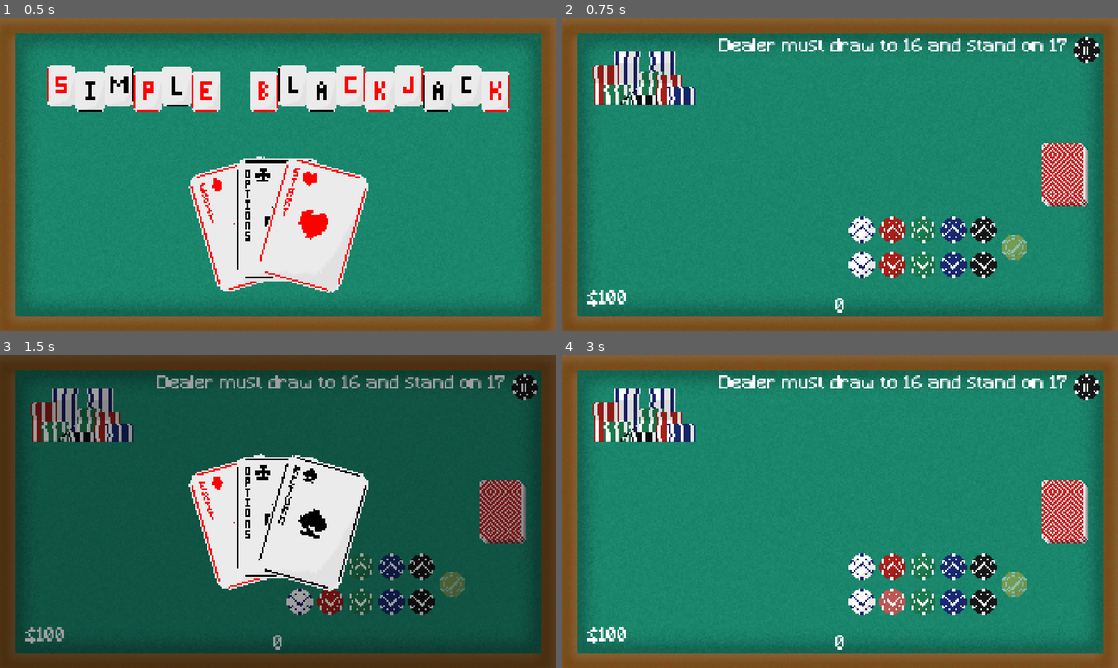
Above: before the commit, frames 1-4 (two rows, left to right).
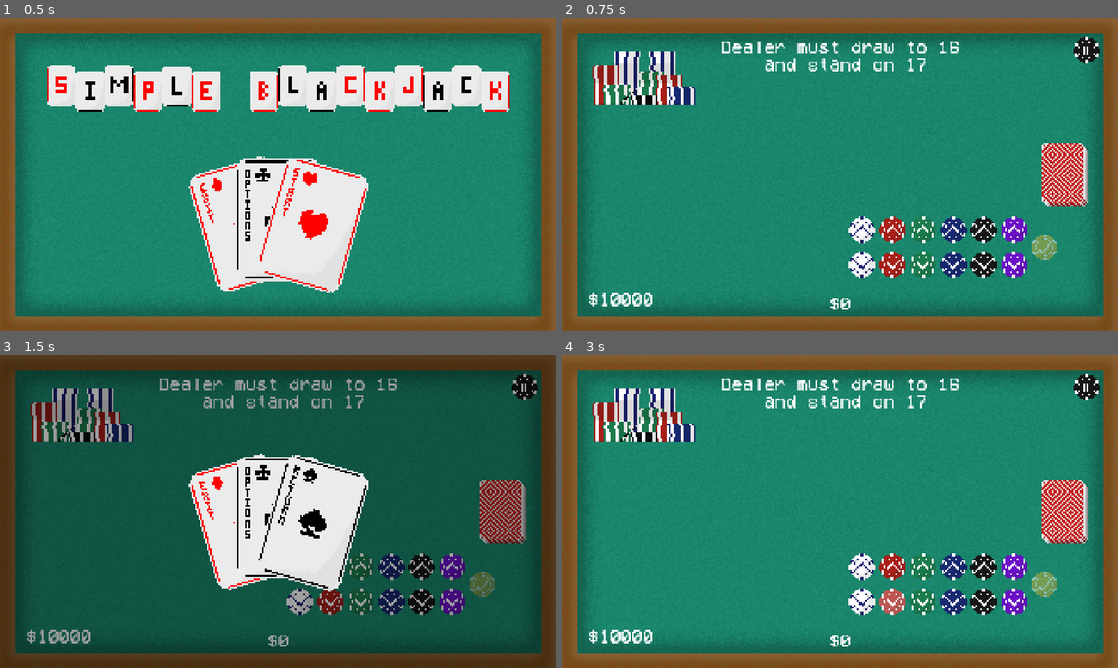
Above: after the commit, the same moments.

Repository: 7itanium/Simple-Blackjack
Game: Godot game, scene res://Scenes/menu.tscn
Two runs of this game, one before a commit and one after it. Both use one fixed random seed, a clock stepped at 60 frames per second and the inputs below.
Inputs (mouse positions are in pixels of both pictures, inside the frame that each line leads up to):
- Up to frame 1 (0.5 s): no input
- Up to frame 2 (0.75 s): click (840, 202) at 0.5 s
- Up to frame 3 (1.5 s): click (522, 386) at 1.25 s
- Up to frame 4 (3 s): click (840, 498) at 2 s; tap Enter (Stand) at 2.75 s; drag from (862, 602) to (951, 567) at 2.77 s

Frame 1 is identical in both runs. In frame 2, 3.3% of the frame differs, in the area x 4-91%, y 6-95%; in frame 3, 3.3%; in frame 4, 3.3%.

Commit message:
Almost Done
-Difficulty button
-Save settings
-New Font

Diff:
--- /dev/null
+++ b/Scenes/chip_sound.tscn
@@ -0,0 +1,8 @@
+[gd_scene load_steps=2 format=3 uid="uid://dpaymjyol41iy"]
+
+[ext_resource type="AudioStream" uid="uid://7pdahvvw1j1j" path="res://Sounds/SFX/chip_add.mp3" id="1_2w7c4"]
+
+[node name="ChipSound" type="AudioStreamPlayer2D"]
+process_mode = 3
+stream = ExtResource("1_2w7c4")
+bus = &"SFX"
--- /dev/null
+++ b/Scenes/flip_sound.tscn
@@ -0,0 +1,8 @@
+[gd_scene load_steps=2 format=3 uid="uid://cj14l0n6ryxcc"]
+
+[ext_resource type="AudioStream" uid="uid://d3o5077usji22" path="res://Sounds/SFX/card.mp3" id="1_7pwcb"]
+
+[node name="flip_sound" type="AudioStreamPlayer2D"]
+process_mode = 3
+stream = ExtResource("1_7pwcb")
+bus = &"SFX"
--- a/Scenes/options.tscn
+++ b/Scenes/options.tscn
@@ -6,11 +6,14 @@
 [ext_resource type="Texture2D" uid="uid://dgo7d5h4t08ee" path="res://Sprites/Chips/Stack.png" id="3_srb65"]
 [ext_resource type="Texture2D" uid="uid://cnrgmm0d8buo0" path="res://Sprites/Buttons/Back.png" id="5_663nc"]
 [ext_resource type="Texture2D" uid="uid://btum066bq5w8p" path="res://Sprites/Buttons/BackHover.png" id="6_hvj8k"]
+[ext_resource type="AudioStream" uid="uid://7pdahvvw1j1j" path="res://Sounds/SFX/chip_add.mp3" id="7_aag3x"]
 [ext_resource type="AudioStream" uid="uid://b6cjku77mqcqs" path="res://Sounds/SFX/chip_pile.mp3" id="8_38txh"]
 [ext_resource type="Texture2D" uid="uid://dpbsbdnhrd2jx" path="res://Sprites/Chips/White.png" id="9_g5vgl"]
+[ext_resource type="Texture2D" uid="uid://b0q3c1jm35bla" path="res://Sprites/Buttons/Green.png" id="9_qcivb"]
 [ext_resource type="AudioStream" uid="uid://d3o5077usji22" path="res://Sounds/SFX/card.mp3" id="10_g5vgl"]
 [ext_resource type="Texture2D" uid="uid://sfabgdx8hvqu" path="res://Sprites/Buttons/BlackSlider.png" id="10_srb65"]
-[ext_resource type="FontFile" uid="uid://djmf3x3u2lnfm" path="res://Fonts/Minecraft.ttf" id="11_srb65"]
+[ext_resource type="Texture2D" uid="uid://b5sxphu0u33yn" path="res://Sprites/Buttons/GreenHover.png" id="11_033dp"]
+[ext_resource type="FontFile" uid="uid://c07ulqlky4b6c" path="res://Fonts/VCR.ttf" id="11_srb65"]
 
 [sub_resource type="AtlasTexture" id="AtlasTexture_6mi0s"]
 atlas = ExtResource("2_g5vgl")
@@ -69,6 +72,10 @@
 stream = ExtResource("8_38txh")
 bus = &"SFX"
 
+[node name="ChipSound" type="AudioStreamPlayer2D" parent="Back Ground"]
+stream = ExtResource("7_aag3x")
+bus = &"SFX"
+
 [node name="Back" type="TextureButton" parent="."]
 offset_left = -864.0
 offset_top = 353.0
@@ -87,9 +94,34 @@
 texture_normal = ExtResource("5_663nc")
 texture_hover = ExtResource("6_hvj8k")
 
-[node name="Chip" type="AudioStreamPlayer2D" parent="."]
-stream = ExtResource("8_38txh")
-bus = &"SFX"
+[node name="Buttons" type="Control" parent="."]
+layout_mode = 3
+anchors_preset = 0
+offset_right = 40.0
+offset_bottom = 40.0
+
+[node name="Difficulty Button" type="TextureButton" parent="Buttons"]
+layout_mode = 0
+offset_left = -220.5
+offset_top = 59.0
+offset_right = -73.5
+offset_bottom = 89.0
+scale = Vector2(3, 3)
+texture_normal = ExtResource("9_qcivb")
+texture_hover = ExtResource("11_033dp")
+
+[node name="Difficulty Label" type="Label" parent="Buttons/Difficulty Button"]
+layout_mode = 0
+offset_left = 27.6667
+offset_top = 6.0
+offset_right = 333.667
+offset_bottom = 64.0
+scale = Vector2(0.3, 0.3)
+theme_override_fonts/font = ExtResource("11_srb65")
+theme_override_font_sizes/font_size = 64
+text = "Easy"
+horizontal_alignment = 1
+vertical_alignment = 1
 
 [node name="Sliders" type="Control" parent="."]
 z_index = 110
@@ -148,7 +180,7 @@
 offset_right = 603.0
 offset_bottom = -165.0
 theme_override_fonts/font = ExtResource("11_srb65")
-theme_override_font_sizes/font_size = 63
+theme_override_font_sizes/font_size = 64
 text = "SFX"
 horizontal_alignment = 1
 metadata/_edit_use_anchors_ = true
@@ -165,13 +197,14 @@
 offset_right = 603.0
 offset_bottom = -376.0
 theme_override_fonts/font = ExtResource("11_srb65")
-theme_override_font_sizes/font_size = 63
+theme_override_font_sizes/font_size = 64
 text = "Music"
 horizontal_alignment = 1
 metadata/_edit_use_anchors_ = true
 
 [connection signal="pressed" from="Back" to="." method="_on_back_pressed"]
 [connection signal="pressed" from="PauseBack" to="." method="_on_pause_back_pressed"]
+[connection signal="pressed" from="Buttons/Difficulty Button" to="." method="_on_texture_button_pressed"]
 [connection signal="value_changed" from="Sliders/Music" to="." method="_on_music_value_changed"]
 [connection signal="drag_ended" from="Sliders/SFX" to="." method="_on_sfx_drag_ended"]
 [connection signal="value_changed" from="Sliders/SFX" to="." method="_on_sfx_value_changed"]
--- a/Scenes/table.tscn
+++ b/Scenes/table.tscn
@@ -7,7 +7,6 @@
 [ext_resource type="AudioStream" uid="uid://b6cjku77mqcqs" path="res://Sounds/SFX/chip_pile.mp3" id="4_4ntqo"]
 [ext_resource type="AudioStream" uid="uid://d3o5077usji22" path="res://Sounds/SFX/card.mp3" id="5_bmd77"]
 [ext_resource type="Texture2D" uid="uid://dgo7d5h4t08ee" path="res://Sprites/Chips/Stack.png" id="6_o4lkm"]
-[ext_resource type="FontFile" uid="uid://djmf3x3u2lnfm" path="res://Fonts/Minecraft.ttf" id="6_usajj"]
 [ext_resource type="Script" uid="uid://u36by3ri1sje" path="res://Scripts/stand_hit.gd" id="6_x0duj"]
 [ext_resource type="Texture2D" uid="uid://dbrlnqy85mmsl" path="res://Sprites/Chips/Highlight.png" id="7_llvxf"]
 [ext_resource type="AudioStream" uid="uid://bxlbmcvnx0g6k" path="res://Sounds/SFX/bridge.mp3" id="8_j277j"]
@@ -17,6 +16,7 @@
 [ext_resource type="Texture2D" uid="uid://d20ofvnpcrr41" path="res://Sprites/Buttons/Pause.png" id="13_somge"]
 [ext_resource type="Texture2D" uid="uid://depyae253tqko" path="res://Sprites/Buttons/PauseHover.png" id="14_bxtnr"]
 [ext_resource type="PackedScene" uid="uid://dv5u45javgpsd" path="res://Scenes/betting.tscn" id="17_k47uh"]
+[ext_resource type="FontFile" uid="uid://c07ulqlky4b6c" path="res://Fonts/VCR.ttf" id="17_xhfwg"]
 
 [sub_resource type="CircleShape2D" id="CircleShape2D_somge"]
 radius = 15.0
@@ -140,25 +140,26 @@
 offset_right = -899.36
 offset_bottom = 266.52
 theme_override_colors/font_color = Color(1, 1, 1, 1)
-theme_override_fonts/font = ExtResource("6_usajj")
-theme_override_font_sizes/font_size = 63
+theme_override_fonts/font = ExtResource("17_xhfwg")
+theme_override_font_sizes/font_size = 64
 text = "$"
 horizontal_alignment = 1
 metadata/_edit_use_anchors_ = true
 
 [node name="dealerHandVal" type="Label" parent="Table"]
 anchors_preset = -1
-anchor_left = -0.0575625
+anchor_left = -0.0705833
 anchor_top = 0.153
-anchor_right = 0.0606042
-anchor_bottom = 0.181
+anchor_right = 0.073625
+anchor_bottom = 0.230074
 offset_left = -309.48
 offset_top = -637.24
 offset_right = 303.64
 offset_bottom = -603.48
-theme_override_fonts/font = ExtResource("6_usajj")
-theme_override_font_sizes/font_size = 63
-text = "Dealer must draw to 16 and stand on 17"
+theme_override_fonts/font = ExtResource("17_xhfwg")
+theme_override_font_sizes/font_size = 64
+text = "Dealer must draw to 16
+and stand on 17"
 horizontal_alignment = 1
 metadata/_edit_use_anchors_ = true
 
@@ -169,12 +170,12 @@
 anchor_right = 0.033
 anchor_bottom = 0.181
 offset_left = -104.48
-offset_top = 260.76
+offset_top = 247.76
 offset_right = 100.64
-offset_bottom = 294.52
+offset_bottom = 281.52
 theme_override_colors/font_color = Color(1, 1, 1, 1)
-theme_override_fonts/font = ExtResource("6_usajj")
-theme_override_font_sizes/font_size = 63
+theme_override_fonts/font = ExtResource("17_xhfwg")
+theme_override_font_sizes/font_size = 64
 text = "0"
 horizontal_alignment = 1
 metadata/_edit_use_anchors_ = true
--- a/Scripts/game_manager.gd
+++ b/Scripts/game_manager.gd
@@ -32,12 +32,12 @@
 
 # Called when the node enters the scene tree for the first time.
 func _ready() -> void:
+	global.inGame = true
 	global.delt = [0,0]
 	global.end = [250, 250]
 	bridge_sound.play()
 	standButton.connect("clicked", stand)
 	hitButton.connect("clicked", hit)
-	global.money = 100
 	getBet()
 
 
@@ -51,8 +51,8 @@
 	money.text = "$" + str(global.money)
 
 	if isBetting:
-		dealer_hand_val.text = "Dealer must draw to 16 and stand on 17"
-		player_hand_val.text = str(global.bet[6])
+		dealer_hand_val.text = "Dealer must draw to 16\n and stand on 17"
+		player_hand_val.text = "$" + str(global.bet[6])
 
 		if global.dealCards:
 			dealCards()
--- a/Scripts/global.gd
+++ b/Scripts/global.gd
@@ -1,5 +1,4 @@
 extends Node
-
 
 var deck = {
 	"AS": [1, "res://Sprites/Cards/Spades/ace.png"],
@@ -63,7 +62,7 @@
 
 var bet = [0, 0, 0, 0, 0, 0, 0]
 
-var money = 100
+var money = 10000
 
 var chips = 0
 
@@ -83,3 +82,6 @@
 var sfxVolume = 1.5
 
 var pauseButtons = false
+var difficulty = 0
+
+var inGame = false
--- a/Scripts/menu.gd
+++ b/Scripts/menu.gd
@@ -5,7 +5,7 @@
 
 # Called when the node enters the scene tree for the first time.
 func _ready() -> void:
-	pass
+	global.inGame = false
 
 
 # Called every frame. 'delta' is the elapsed time since the previous frame.
@@ -19,6 +19,7 @@
 
 func _on_settings_pressed() -> void:
 	get_tree().change_scene_to_file("res://Scenes/options.tscn")
+	flipSound.play()
 
 
 func _on_quit_pressed() -> void:
--- a/Scripts/options.gd
+++ b/Scripts/options.gd
@@ -1,18 +1,33 @@
 extends Node2D
 
-@onready var chip: AudioStreamPlayer2D = $Chip
+@onready var chip: AudioStreamPlayer2D = $"Back Ground/ChipSound"
 @onready var pile: AudioStreamPlayer2D = $"Back Ground/ChipPileSound"
 @onready var music: HSlider = $Sliders/Music
 @onready var sfx: HSlider = $Sliders/SFX
 @onready var pause_back: TextureButton = $PauseBack
+@onready var difficulty_button: TextureButton = $"Buttons/Difficulty Button"
+@onready var difficulty_label: Label = $"Buttons/Difficulty Button/Difficulty Label"
+const GREEN = preload("res://Sprites/Buttons/Green.png")
+const GREEN_HOVER = preload("res://Sprites/Buttons/GreenHover.png")
+const GREEN_DISABLED = preload("res://Sprites/Buttons/GreenDisabled.png")
+const RED = preload("res://Sprites/Buttons/Red.png")
+const RED_HOVER = preload("res://Sprites/Buttons/RedHover.png")
+const RED_DISABLED = preload("res://Sprites/Buttons/RedDisabled.png")
+
+var difficulty = [["Normal", 100, 1, GREEN, GREEN_HOVER, GREEN_DISABLED], ["Hard", 1, -1, RED, RED_HOVER, RED_DISABLED]]
 
 
 
 # Called when the node enters the scene tree for the first time.
 func _ready() -> void:
-	music.value = global.musicVolume
-	sfx.value = global.sfxVolume
-
+	music.value = save.contents_to_save.musicVolume
+	sfx.value = save.contents_to_save.sfxVolume
+	difficulty_label.text = difficulty[global.difficulty][0]
+	global.money = difficulty[global.difficulty][1]
+	difficulty_button.texture_normal = difficulty[global.difficulty][3]
+	difficulty_button.texture_hover = difficulty[global.difficulty][4]
+	difficulty_button.texture_disabled = difficulty[global.difficulty][5]
+	difficulty_button.disabled = global.inGame
 
 # Called every frame. 'delta' is the elapsed time since the previous frame.
 func _process(delta: float) -> void:
@@ -20,21 +35,44 @@
 
 func _on_back_pressed() -> void:
 	get_tree().change_scene_to_file("res://Scenes/menu.tscn")
+	chipSound.play()
 
 
 func _on_pause_back_pressed() -> void:
 	self.queue_free()
 	global.pauseButtons = false
+	chipSound.play()
 
 
 func _on_music_value_changed(value: float) -> void:
 	AudioServer.set_bus_volume_db(AudioServer.get_bus_index("Music"),linear_to_db(value))
-	global.musicVolume = music.value
+	#global.musicVolume = music.value
+	save.contents_to_save.musicVolume = music.value
+	save._save()
 
 func _on_sfx_value_changed(value: float) -> void:
 	AudioServer.set_bus_volume_db(AudioServer.get_bus_index("SFX"),linear_to_db(value))
-	global.sfxVolume = sfx.value
-
+	#global.sfxVolume = sfx.value
+	save.contents_to_save.sfxVolume = sfx.value
+	save._save()
 
 func _on_sfx_drag_ended(value_changed: bool) -> void:
 	pile.play()
+
+
+
+func _on_texture_button_pressed() -> void:
+	global.difficulty += difficulty[global.difficulty][2]
+	difficulty_label.text = difficulty[global.difficulty][0]
+	global.money = difficulty[global.difficulty][1]
+	difficulty_button.texture_normal = difficulty[global.difficulty][3]
+	difficulty_button.texture_hover = difficulty[global.difficulty][4]
+	difficulty_button.texture_disabled = difficulty[global.difficulty][5]
+	chip.play()
+
+	save.contents_to_save.difficulty = global.difficulty
+	save._save()
+
+	difficulty_button.position.y += 3
+	await get_tree().create_timer(.1).timeout
+	difficulty_button.position.y -= 3
--- a/Scripts/pause.gd
+++ b/Scripts/pause.gd
@@ -24,6 +24,7 @@
 
 func _on_quit_pressed() -> void:
 	game_manager.unpause()
+	flipSound.play()
 	theme.seek(0)
 	get_tree().change_scene_to_file("res://Scenes/menu.tscn")
 
@@ -34,7 +35,7 @@
 	optionsRefrence = instance
 	add_child(instance)
 	optionsRefrence.pause_back.position = Vector2(-864, 353)
-
+	flipSound.play()
 
 func _on_return_pressed() -> void:
 	game_manager.unpause()
--- /dev/null
+++ b/Scripts/save.gd
@@ -0,0 +1,33 @@
+extends Node
+
+const save_location = "user://SimpleBlackjackSave.json"
+
+var contents_to_save: Dictionary = {
+	"musicVolume": 1.5,
+	"sfxVolume": 1.5,
+	"difficulty": 0
+}
+
+func _ready() -> void:
+	_load()
+	global.musicVolume = contents_to_save.musicVolume
+	global.sfxVolume = contents_to_save.sfxVolume
+	global.difficulty = contents_to_save.difficulty
+	AudioServer.set_bus_volume_db(AudioServer.get_bus_index("Music"),linear_to_db(save.contents_to_save.musicVolume))
+	AudioServer.set_bus_volume_db(AudioServer.get_bus_index("SFX"),linear_to_db(save.contents_to_save.sfxVolume))
+
+func _save():
+	var file = FileAccess.open(save_location, FileAccess.WRITE)
+	file.store_var(contents_to_save.duplicate())
+	file.close()
+
+func _load():
+	if FileAccess.file_exists(save_location):
+		var file = FileAccess.open(save_location, FileAccess.READ)
+		var data = file.get_var()
+		file.close()
+
+		var save_data = data.duplicate()
+		contents_to_save.musicVolume = save_data.musicVolume
+		contents_to_save.sfxVolume = save_data.sfxVolume
+		contents_to_save.difficulty = save_data.difficulty
--- a/project.godot
+++ b/project.godot
@@ -19,6 +19,9 @@
 
 global="*res://Scripts/global.gd"
 theme="*res://Scenes/theme_music.tscn"
+save="*res://Scripts/save.gd"
+chipSound="*res://Scenes/chip_sound.tscn"
+flipSound="*res://Scenes/flip_sound.tscn"
 
 [display]
 
Binary file removed: Fonts/Minecraft.ttf
Binary file added: Fonts/VCR.ttf
Not shown, changed: Fonts/VCR.ttf.import
Not shown: 1 places in Scenes/options.tscn that only renumber resources
Not shown, added: Scripts/save.gd.uid
Binary file added: Sprites/Buttons/Green.png
Not shown, added: Sprites/Buttons/Green.png.import
Binary file added: Sprites/Buttons/GreenDisabled.png
Not shown, added: Sprites/Buttons/GreenDisabled.png.import
Binary file added: Sprites/Buttons/GreenHover.png
Not shown, added: Sprites/Buttons/GreenHover.png.import
Binary file added: Sprites/Buttons/Red.png
(and 5 more such lines)
